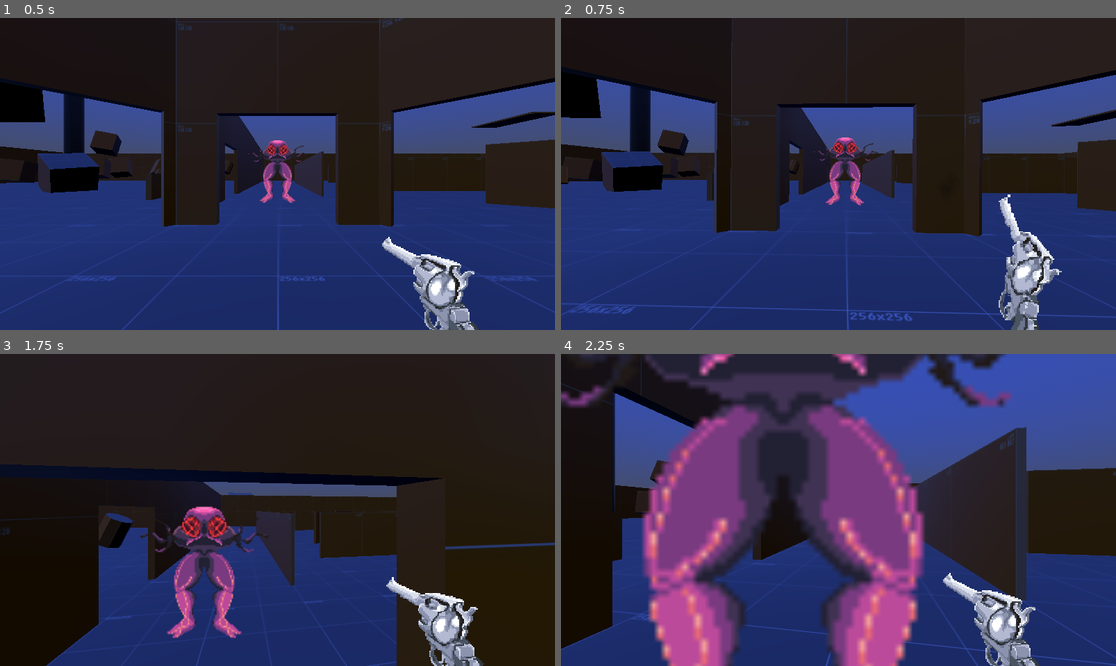
Above: before the commit, frames 1-4 (two rows, left to right).
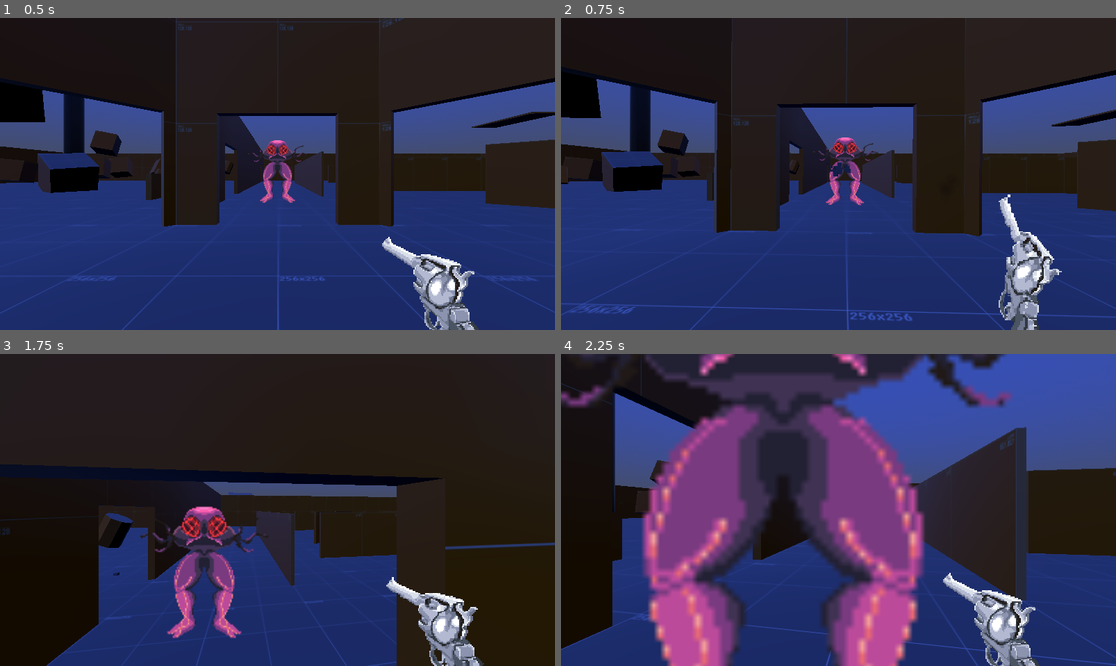
Above: after the commit, the same moments.

Repository: Liloslash/CocoonstrikeV2
Game: Godot game, scene res://world.tscn
The game is run twice, just before and just after one commit, with the same random seed, the same clock (stepped at 60 frames per second) and the same inputs. Sound files missing from this copy of the repository are replaced by a short silence.
Inputs (mouse positions are in pixels of both pictures, inside the frame that each line leads up to):
- Up to frame 1 (0.5 s): no input
- Up to frame 2 (0.75 s): move the mouse to (832, 180) at 0.52 s; hold W (up) from 0.53 s (still down); click (832, 180) at 0.6 s
- Up to frame 3 (1.75 s): keep holding W (up); tap Space (jump) at 0.77, 1.52 s; move the mouse to (316, 513) at 1.27 s; click (316, 513) at 1.35 s
- Up to frame 4 (2.25 s): keep holding W (up); move the mouse to (794, 506) at 2.02 s; hold Q (slam) from 2.03 s (still down)

Frame 1 is identical in both runs. In frame 2, less than 0.1% of the frame differs, in the area x 48-53%, y 46-51%; in frame 3, less than 0.1%; in frame 4, nothing differs.

Commit message:
Add impact effect with customizable colors and explosion parameters; integrate with player shooting mechanics

Diff:
--- /dev/null
+++ b/Effects/ImpactEffect.gd
@@ -0,0 +1,76 @@
+extends Node3D
+
+# Effet d'impact pixel explosion
+# S'adapte aux couleurs du sprite touché et aux paramètres d'arme
+
+@onready var particles: GPUParticles3D = $GPUParticles3D
+
+# === PARAMÈTRES EXPORTÉS ===
+@export_group("Durée et Intensité")
+@export var effect_duration: float = 1.5  # Durée totale de l'effet
+@export var particle_count: int = 20  # Nombre de particules
+
+@export_group("Physique")
+@export var explosion_force_min: float = 3.0  # Force d'explosion minimale
+@export var explosion_force_max: float = 8.0  # Force d'explosion maximale
+@export var bounce_strength: float = 0.6  # Force de rebond (0 = pas de rebond, 1 = rebond parfait)
+@export var bounce_randomness: float = 0.2  # Variation des rebonds pour plus de réalisme
+
+@export_group("Couleurs")
+@export var color1: Color = Color.WHITE  # Couleur dominante du sprite
+@export var color2: Color = Color.ORANGE  # Couleur secondaire
+@export var color3: Color = Color.RED  # Couleur tertiaire
+
+func _ready():
+	print("ImpactEffect: _ready() appelé")
+
+	# Configuration complète des particules dans le script
+	_configure_particles()
+
+	# Démarrer l'effet immédiatement
+	particles.emitting = true
+	print("ImpactEffect: particules démarrées")
+
+	# Attendre la fin de l'effet puis se supprimer
+	await particles.finished
+	print("ImpactEffect: effet terminé, suppression")
+	queue_free()
+
+func _configure_particles():
+	# Configuration ultra-simple des particules
+	particles.amount = 20
+	particles.lifetime = 1.5
+	particles.one_shot = true
+	particles.explosiveness = 1.0
+
+	print("ImpactEffect: particules configurées")
+
+# Fonction pour définir les couleurs d'impact de l'ennemi
+func set_sprite_colors(dominant_color: Color, secondary_color: Color, tertiary_color: Color):
+	color1 = dominant_color
+	color2 = secondary_color
+	color3 = tertiary_color
+
+	# Créer un gradient simple avec les 3 couleurs
+	_create_simple_gradient(dominant_color, secondary_color, tertiary_color)
+	print("Couleurs d'impact appliquées: ", dominant_color, " | ", secondary_color, " | ", tertiary_color)
+
+# Fonction pour créer un gradient simple avec les 3 couleurs
+func _create_simple_gradient(_color1: Color, _color2: Color, _color3: Color):
+	# Créer un gradient avec les 3 couleurs
+	var gradient = Gradient.new()
+	gradient.add_point(0.0, _color1)  # Couleur au début (dominante)
+	gradient.add_point(0.5, _color2)  # Couleur au milieu (secondaire)
+	gradient.add_point(1.0, _color3)  # Couleur à la fin (tertiaire)
+
+	# Appliquer le gradient au matériel des particules
+	var material = particles.process_material as ParticleProcessMaterial
+	if material:
+		material.color_ramp = gradient
+		print("Gradient appliqué avec 3 couleurs")
+
+# Fonction pour adapter l'effet selon le type d'arme
+func set_weapon_intensity(_intensity_multiplier: float):
+	# Pour l'instant, on garde les paramètres par défaut
+	# Cette fonction sera utilisée pour les armes futures
+	pass
--- /dev/null
+++ b/Effects/ImpactEffect.tscn
@@ -0,0 +1,32 @@
+[gd_scene load_steps=4 format=3 uid="uid://bq8x2lam7n3p4"]
+
+[ext_resource type="Script" uid="uid://8cp2ua1h2jcq" path="res://Effects/ImpactEffect.gd" id="1_impact"]
+
+[sub_resource type="ParticleProcessMaterial" id="ParticleProcessMaterial_1"]
+emission_shape = 1
+emission_sphere_radius = 0.2
+direction = Vector3(0, 1, 0)
+spread = 90.0
+initial_velocity_min = 3.0
+initial_velocity_max = 8.0
+scale_min = 0.5
+scale_max = 1.5
+color = Color(1, 0.8, 0.2, 1)
+
+[sub_resource type="BoxMesh" id="BoxMesh_1"]
+size = Vector3(0.1, 0.1, 0.1)
+
+[node name="ImpactEffect" type="Node3D"]
+script = ExtResource("1_impact")
+particle_count = 15
+explosion_force_min = 2.5
+explosion_force_max = 7.0
+
+[node name="GPUParticles3D" type="GPUParticles3D" parent="."]
+emitting = false
+amount = 20
+lifetime = 1.5
+one_shot = true
+explosiveness = 1.0
+process_material = SubResource("ParticleProcessMaterial_1")
+draw_pass_1 = SubResource("BoxMesh_1")
--- a/Enemy/enemy.gd
+++ b/Enemy/enemy.gd
@@ -10,6 +10,11 @@
 
 @export_group("Animation de Mort")
 @export var death_freeze_duration: float = 1.0  # Durée du freeze avant disparition
+
+@export_group("Effets d'Impact")
+@export var impact_color_1: Color = Color.WHITE    # Couleur dominante de l'impact
+@export var impact_color_2: Color = Color.ORANGE   # Couleur secondaire de l'impact
+@export var impact_color_3: Color = Color.RED      # Couleur tertiaire de l'impact
 
 # === VARIABLES INTERNES ===
 var current_health: int
@@ -98,3 +103,7 @@
 
 func is_dead() -> bool:
 	return not is_alive
+
+# === GETTERS POUR LES COULEURS D'IMPACT ===
+func get_impact_colors() -> Array[Color]:
+	return [impact_color_1, impact_color_2, impact_color_3]
--- a/Player/player.gd
+++ b/Player/player.gd
@@ -58,6 +58,9 @@
 
 # --- Combat ---
 @onready var raycast: RayCast3D = $Camera3D/RayCast3D  # Raycast pour les tirs
+
+# --- Effet d'impact ---
+const IMPACT_EFFECT_SCENE = preload("res://Effects/ImpactEffect.tscn")
 
 # --- Référence au revolver dans le HUD ---
 @onready var revolver_sprite = $HUD_Layer/Revolver
@@ -192,6 +195,9 @@
 	collider.take_damage(revolver_damage)
 	print("Ennemi touché pour ", revolver_damage, " dégâts!")
 
+	# Créer l'effet d'impact au point de collision
+	_create_impact_effect(raycast.get_collision_point(), collider)
+
 # --- Effet de recul lors du tir ---
 func _trigger_recoil() -> void:
 	# Shake de recul avec paramètres spécifiques
@@ -213,6 +219,40 @@
 
 	var kickback_offset = Vector3(0, 0, recoil_kickback * progress)
 	camera.position = original_camera_position + kickback_offset
+
+# --- Création de l'effet d'impact ---
+func _create_impact_effect(impact_position: Vector3, target_collider: Node):
+	print("Création de l'effet d'impact à la position: ", impact_position)
+	var impact_effect = IMPACT_EFFECT_SCENE.instantiate()
+	get_tree().current_scene.add_child(impact_effect)
+	impact_effect.global_position = impact_position
+	print("Effet d'impact créé et ajouté à la scène")
+
+	# Récupérer les couleurs d'impact de l'ennemi touché
+	if target_collider.has_method("get_impact_colors"):
+		var impact_colors = target_collider.get_impact_colors()
+		if impact_colors.size() >= 3:
+			impact_effect.set_sprite_colors(impact_colors[0], impact_colors[1], impact_colors[2])
+			print("Couleurs d'impact: ", impact_colors[0], " | ", impact_colors[1], " | ", impact_colors[2])
+		else:
+			print("Pas assez de couleurs d'impact, utilisation des couleurs par défaut")
+	else:
+		print("Ennemi sans couleurs d'impact définies, utilisation des couleurs par défaut")
+
+# --- Fonction pour trouver le sprite dans un ennemi ---
+func _find_sprite_in_target(target: Node) -> Node:
+	# Chercher un AnimatedSprite3D dans la cible
+	var animated_sprite = target.get_node_or_null("AnimatedSprite3D")
+	if animated_sprite:
+		return animated_sprite
+
+	# Chercher récursivement dans les enfants
+	for child in target.get_children():
+		var sprite = _find_sprite_in_target(child)
+		if sprite:
+			return sprite
+
+	return null
 
 # --- Fonction d'atténuation EaseOutElastic pour la courbe du shake ---
 func ease_out_elastic(t: float) -> float:
Not shown, added: Effects/ImpactEffect.gd.uid
